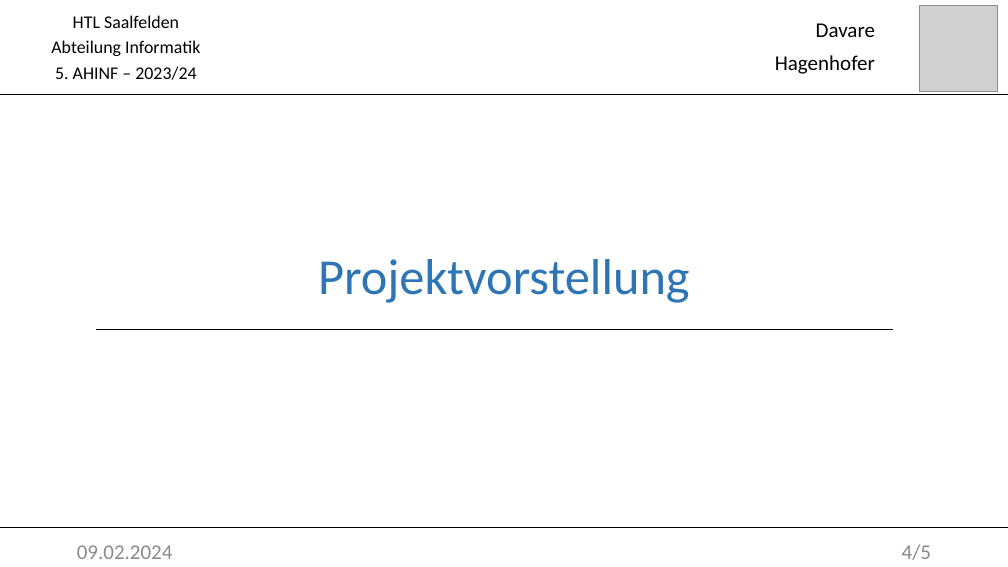
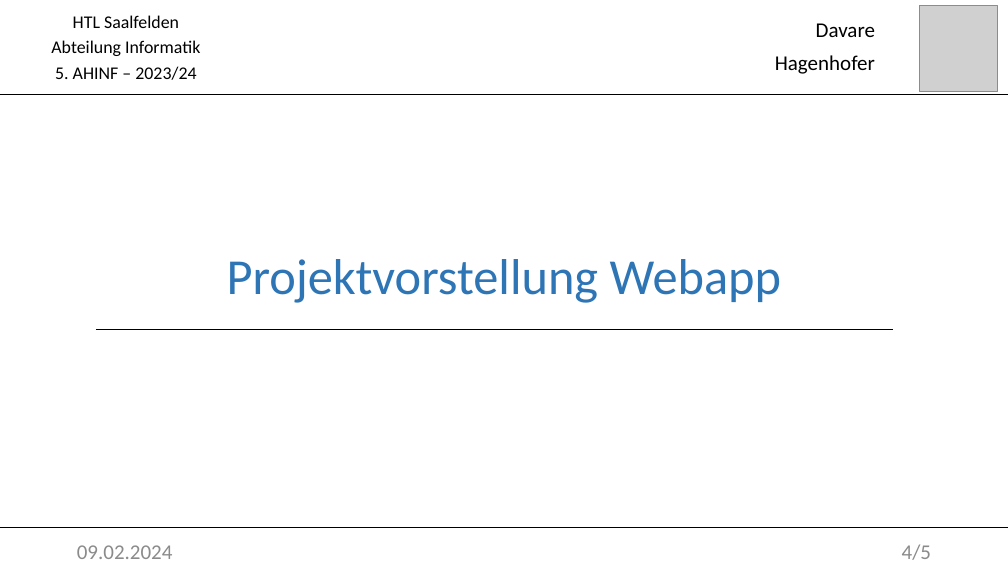
Before and after one commit to DavareDavare/GCM, a slide deck: slide 4 of Praesentation0802.pptx. Drawn at 1008x567 pixels with LibreOffice and Linux fonts; fonts in the diff are those of the drawing; grey boxes stand for pictures. Boxes give left, top, right and bottom in pixels: in the first picture for what was removed or moved away, otherwise in the second. Text is boxed around its words. In the diff, an @@ line names an element or a change of style, - is before the commit and + after.

```diff
--- a/Praesentation0802.pptx
+++ b/Praesentation0802.pptx
@@ title at (227,259,782,303): text changed @@
-Projektvorstellung
+Projektvorstellung Webapp
```
Also in this commit, not shown: 1 other slide changed, 6 slides added, 1 other file.
